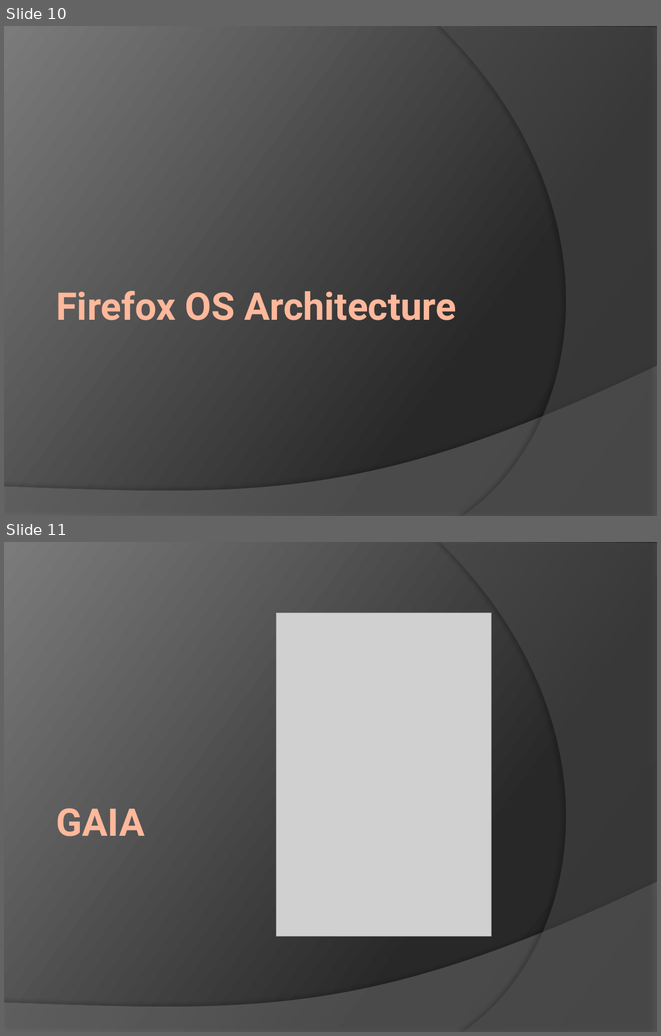
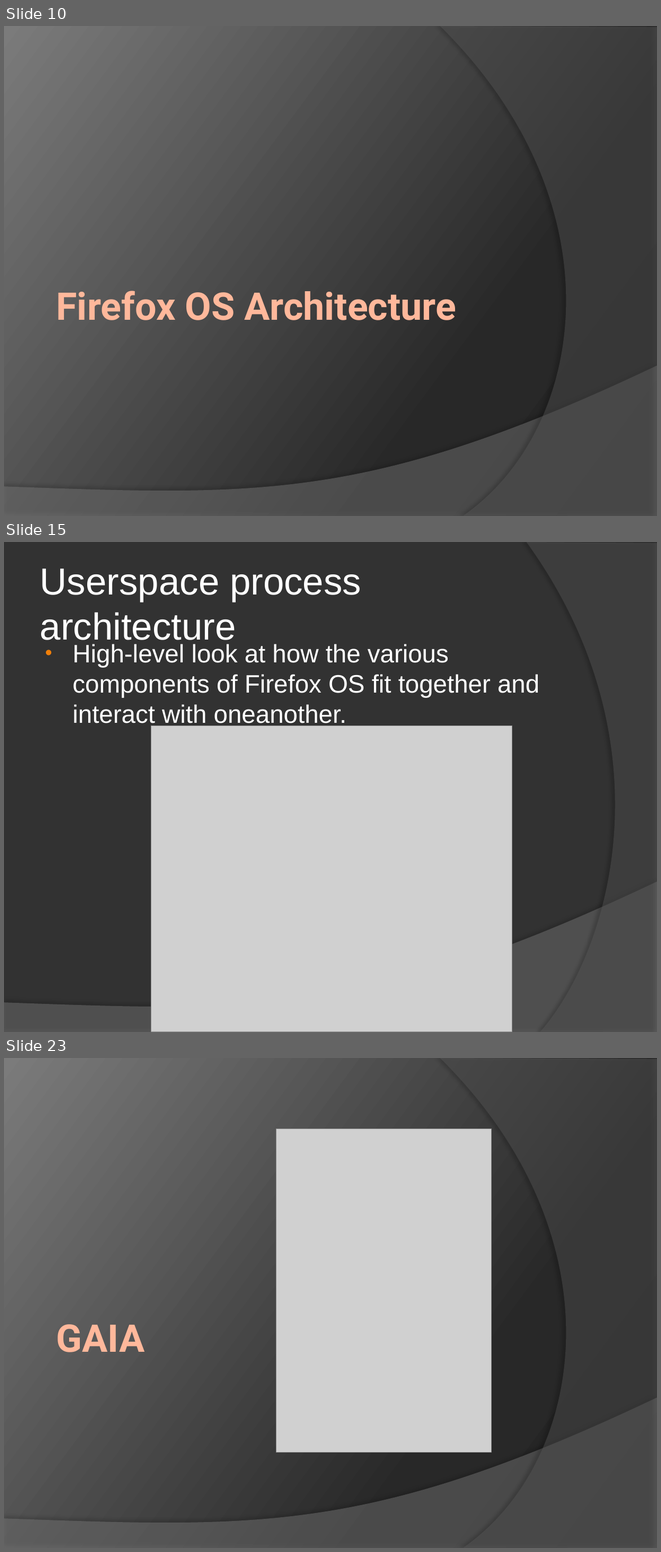
Before and after one commit to ymihaylov/Firefox-OS-Documentation-Project, a slide deck: Firefox OS.pptx. Shown one above the other, each under a label of ours: slides 10 and 11 before the commit, slides 10, 15 and 23 after it; the slides between them are not shown. The pictures are 661x1036 and 661x1552 pixels, drawn with LibreOffice and Linux fonts; fonts in the diff are those of the drawing; grey boxes stand for pictures. Boxes give left, top, right and bottom in pixels: in the first picture for what was removed or moved away, otherwise in the second. Text is boxed around its words. In the diff, an @@ line names an element or a change of style, - is before the commit and + after.

```diff
--- a/Firefox OS.pptx
+++ b/Firefox OS.pptx
@@ slide 15 added at (4,542,657,1032), background #323232; not listed: 1 template element that a slide beside it also shows @@
@@ freeform shape added at (527,542,657,1032), fill #5E5E5E at 40% opacity @@
@@ title added at (40,568,361,647), 41.4 pt, text #FFFFFF @@
+Userspace process architecture
@@ text added at (72,644,539,728), 27.8 pt, text #FFFFFF @@
+• High-level look at how the various components of Firefox OS fit together and interact with oneanother.
@@ picture added at (151,725,512,1032) @@
@@ what was slide 11 is now slide 23 @@
```
Also in this commit, not shown: 11 other slides added.
